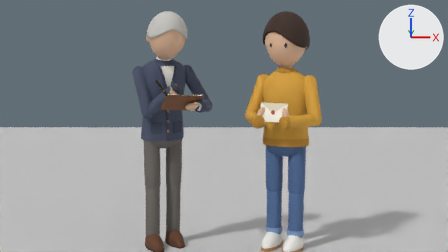
The Blender file blender/characters.blend: old version first, new version second.
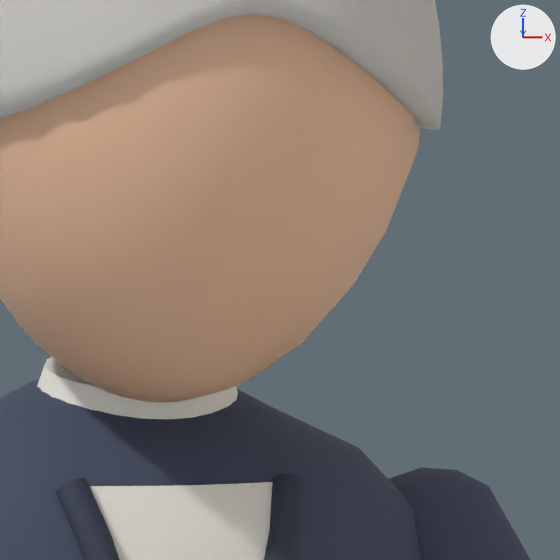
The first picture shows the older version from the file's camera 'CAM_sheet'. The close-ups show the older and then the newer version on the part from 34% to 44% of the width and 12% to 29% of the height of that picture. Only the edits that show in the close-ups are written down. Arrows for +X, +Y and +Z are at upper right; the lights stay in place.

Script lines for the objects in view, before the commit:
```python
me_sayno_collar = bpy.data.meshes.new('SAYNO_collar')
me_sayno_collar.from_pydata(...)  # a 24-sided cut cone along z (radius 0.058 by 0.05 at the low end, 0.047 by 0.042 at the high end) spanning x -0.058..0.058, y -0.054..0.046, z -0.028..0.012
me_sayno_collar.polygons.foreach_set('use_smooth', [True] * 26)
me_sayno_collar.materials.append(mat_chr_shirt)  # white #f0ede4
me_sayno_hair = bpy.data.meshes.new('SAYNO_hair')
me_sayno_hair.from_pydata(...)  # 561 vertices, 560 faces; spans x -0.128..0.128, y -0.106..0.137, z -0.077..0.164
me_sayno_hair.polygons.foreach_set('use_smooth', [True] * 560)
me_sayno_hair.materials.append(mat_chr_sayno_hair)  # light grey #c8c6c0
me_sayno_placket_1 = bpy.data.meshes.new('SAYNO_placket_1')
me_sayno_placket_1.from_pydata(...)  # 72 vertices, 66 faces; spans x -0.036..0.036, y -0.015..0.029, z -0.098..0.101
me_sayno_placket_1.polygons.foreach_set('use_smooth', [True] * 66)
me_sayno_placket_1.materials.append(mat_chr_cardigan_rib)  # dark blue #383f52
ob_sayno_collar_0 = bpy.data.objects.new('SAYNO_collar_0', me_sayno_collar)
ob_sayno_collar_0.parent = ob_sayno_neck_0
ob_sayno_collar_0.location = (0.0, 0.0, 0.0)
ob_sayno_hair_0 = bpy.data.objects.new('SAYNO_hair_0', me_sayno_hair)
ob_sayno_hair_0.parent = ob_sayno_head_0
ob_sayno_hair_0.location = (0.0, 0.0, 0.127)
_m = ob_sayno_hair_0.modifiers.new('solidify', 'SOLIDIFY')
_m.thickness = 0.016
ob_sayno_placket_1_0 = bpy.data.objects.new('SAYNO_placket_1_0', me_sayno_placket_1)
ob_sayno_placket_1_0.parent = ob_sayno_spine_0
ob_sayno_placket_1_0.location = (0.028, -0.097, 0.256)
# also in view: 'SAYNO_torso_0' at (-0.392, -0.006, 0.979); 'SAYNO_placket_-1_0' at (-0.383, -0.113, 1.1); 'SAYNO_upper_L_0' at (-0.182, 0.038, 1.043); 'SAYNO_shirt_front_0' at (-0.36, -0.095, 1.099); 'SAYNO_head_0' at (-0.358, -0.097, 1.383)
```
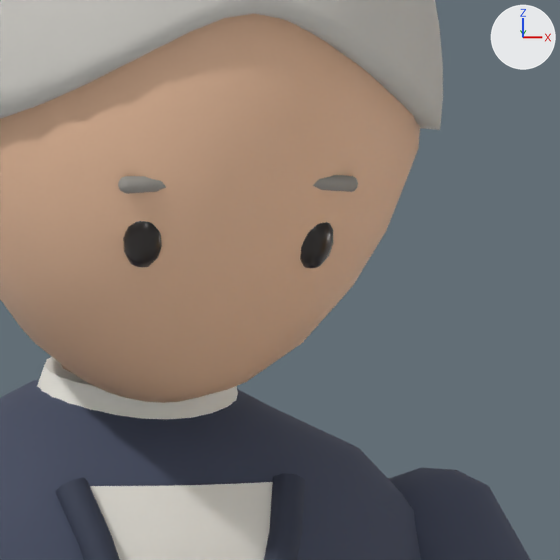
Diff of the bpy script that builds the scene:
```diff
--- a/blender/characters.blend.py
+++ b/blender/characters.blend.py
@@ mat_chr_brow @@
+mat_chr_brow = principled_material('CHR_brow')
+mat_chr_brow.base_color = (0.305, 0.287, 0.262)  # grey #96928c
+mat_chr_brow.roughness = 0.8
@@ me_sayno_brow_1 @@
+me_sayno_brow_1.from_pydata(...)  # 58 vertices, 64 faces; spans x -0.0042..0.0042, y -0.0042..0.0042, z -0.0282..0.0042
+me_sayno_brow_1.polygons.foreach_set('use_smooth', [True] * 64)
+me_sayno_brow_1.materials.append(mat_chr_brow)  # grey #96928c
@@ me_sayno_eye_1 @@
+me_sayno_eye_1.from_pydata(...)  # a UV sphere (12 segments, 6 rings, poles along z) spanning x -0.0095..0.0095, y -0.006..0.006, z -0.014..0.014
+me_sayno_eye_1.polygons.foreach_set('use_smooth', [True] * 72)
+me_sayno_eye_1.materials.append(mat_chr_eye)  # black #221c1a
@@ ob_sayno_brow_1_0 @@
+ob_sayno_brow_1_0 = bpy.data.objects.new('SAYNO_brow_1_0', me_sayno_brow_1)
+ob_sayno_brow_1_0.parent = ob_sayno_head_0
+ob_sayno_brow_1_0.location = (0.0546, -0.115, 0.145)
+ob_sayno_brow_1_0.rotation_euler = (0.0, 1.641, 0.0)  # degrees (0, 94, 0)
@@ ob_sayno_eye_1_0 @@
+ob_sayno_eye_1_0 = bpy.data.objects.new('SAYNO_eye_1_0', me_sayno_eye_1)
+ob_sayno_eye_1_0.parent = ob_sayno_head_0
+ob_sayno_eye_1_0.location = (0.0426, -0.116, 0.113)
+ob_sayno_eye_1_0.rotation_euler = (0.0, 0.0, 0.314)  # degrees (0, 0, 18)
@@ ob_sayno_brow__1_0 @@
+ob_sayno_brow__1_0 = bpy.data.objects.new('SAYNO_brow_-1_0', me_sayno_brow_1.copy())
+ob_sayno_brow__1_0.parent = ob_sayno_head_0
+ob_sayno_brow__1_0.location = (-0.0306, -0.115, 0.145)
+ob_sayno_brow__1_0.rotation_euler = (0.0, 1.501, 0.0)  # degrees (0, 86, 0)
@@ ob_sayno_eye__1_0 @@
+ob_sayno_eye__1_0 = bpy.data.objects.new('SAYNO_eye_-1_0', me_sayno_eye_1.copy())
+ob_sayno_eye__1_0.parent = ob_sayno_head_0
+ob_sayno_eye__1_0.location = (-0.0426, -0.116, 0.113)
+ob_sayno_eye__1_0.rotation_euler = (0.0, 0.0, -0.314)  # degrees (0, 0, -18)
```

Location of each change, [x1, y1, x2, y2] in pixels of the close-ups (560 x 560 px):
'SAYNO_eye_-1_0', added (black)
    after: [123, 221, 162, 267]
'SAYNO_eye_1_0', added (black)
    after: [300, 222, 333, 268]
'SAYNO_brow_-1_0', added
    after: [118, 176, 166, 194]
'SAYNO_brow_1_0', added
    after: [313, 175, 358, 192]
